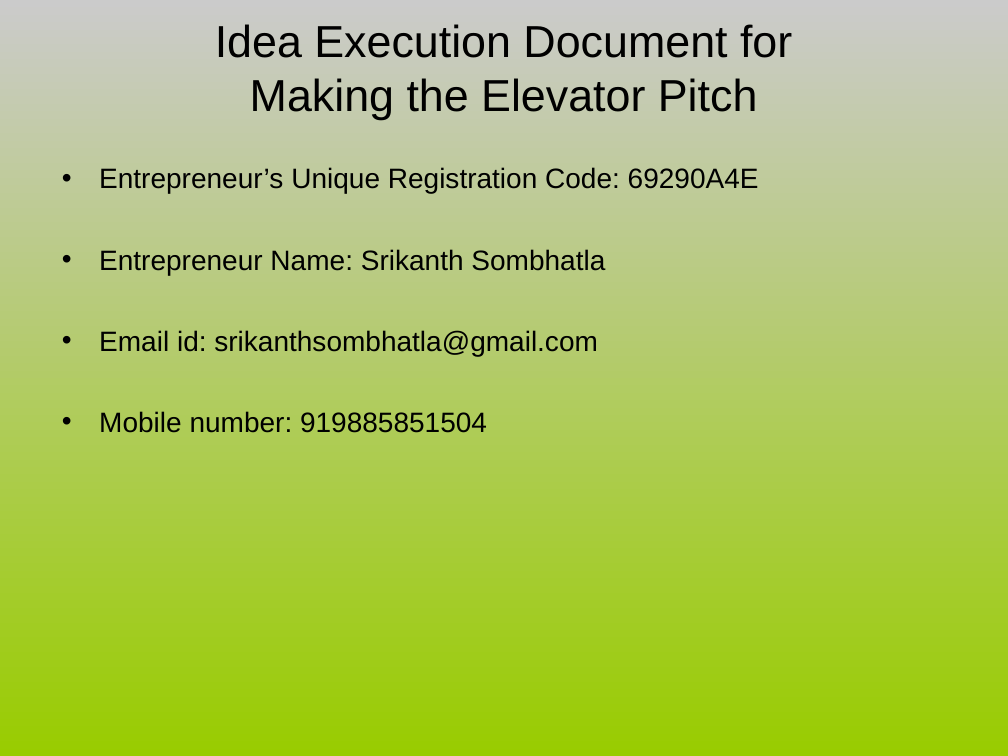
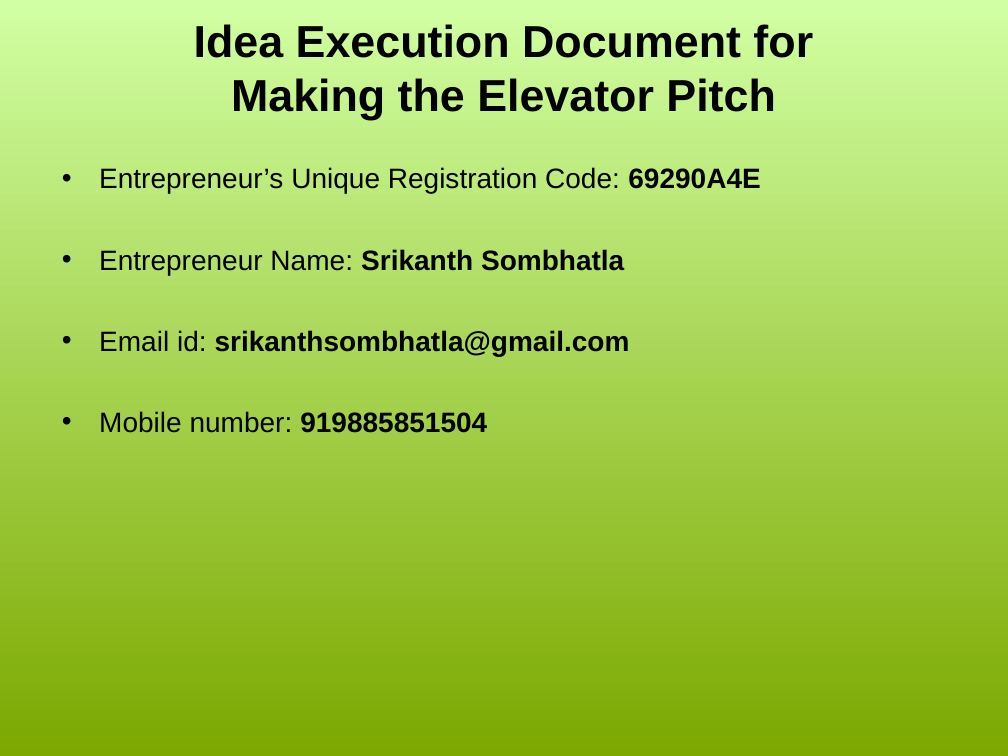
Before and after one commit to sriks/decii, a slide deck: slide 1 of mobileticketing/69290A4E.ppt. Drawn at 1008x756 pixels with LibreOffice and Linux fonts; fonts in the diff are those of the drawing. Boxes give left, top, right and bottom in pixels: in the first picture for what was removed or moved away, otherwise in the second. Text is boxed around its words. In the diff, an @@ line names an element or a change of style, - is before the commit and + after.

Commit message:
final ppt

```diff
--- a/mobileticketing/69290A4E.ppt
+++ b/mobileticketing/69290A4E.ppt
@@ background gradient #CBCBCB to #99CC00 to gradient #D1FFA3 to #7CA800 @@
@@ title "Idea Execution Document for Making ..." at (194, 24, 813, 120): bold on @@
@@ text "Entrepreneur’s Unique Registration Code: 69290A4E" at (99, 167, 760, 433): bold on in "69290A4E", "Srikanth Sombhatla", "srikanthsombhatla@gmail.com", "919885851504" @@
```
Also in this commit, not shown: 8 slides added, 10 slides removed.
